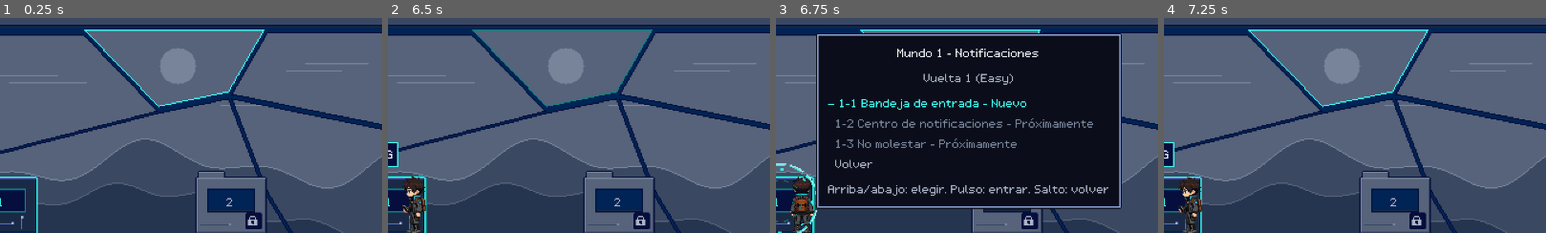
Above: before the commit, frames 1-4 (left to right).
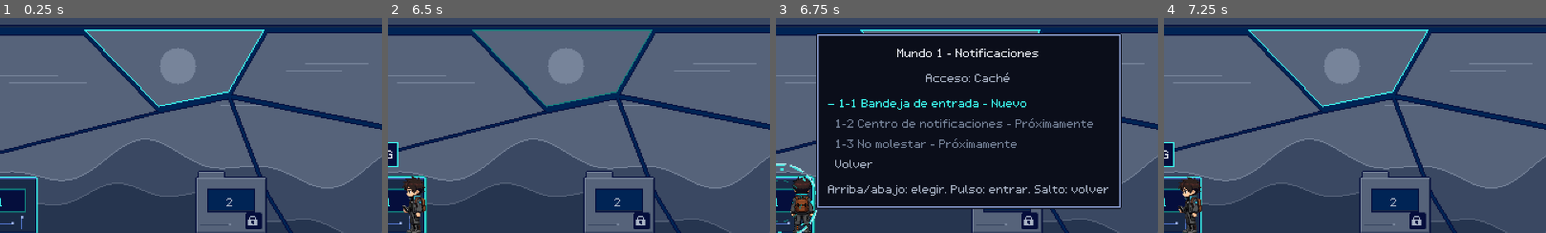
Above: after the commit, the same moments.

Repository: TKW04/Protocolo-Desconexion-
Game: Godot game, scene res://scenes/hub/hub.tscn
Two runs of this game, one before a commit and one after it. Both use one fixed random seed, a clock stepped at 60 frames per second and the inputs below. This scene is started directly instead of the project's main scene.
Inputs (mouse positions are % of the whole screen's width and height, from its top left):
- Up to frame 1 (0.25 s): no input
- Up to frame 2 (6.5 s): tap Enter (ui_accept) at 0.5, 2, 5.75 s; move the mouse to (72, 45) at 0.52 s; hold D (move_right) 0.53-1.25 s; tap F (laser) at 0.6 s; click (72, 45) at 0.67 s; tap Space (jump) at 0.77, 3.77 s; drag from (30, 55) to (55, 50) at 1.27 s; move the mouse to (60, 28) at 2.02 s; hold D (move_right) 2.03-2.75 s; tap Shift (run) at 2.1 s; drag from (45, 70) to (55, 50) at 2.77 s; move the mouse to (80, 65) at 3.52 s; hold A (move_left) 3.53-4.25 s; tap Ctrl at 3.6 s; tap C (save_game) at 4.15 s; drag from (20, 35) to (8, 71) at 4.27 s; tap R (restart_level) at 5 s; move the mouse to (55, 50) at 5.02 s; hold F3 (hud_debug_energy_down) 5.03-5.75 s; tap J at 5.1 s; click (55, 50) at 5.17 s; drag from (35, 25) to (8, 71) at 5.77 s
- Up to frame 3 (6.75 s): tap R (restart_level) at 6.5 s; move the mouse to (72, 45) at 6.52 s; hold F2 (hud_debug_sync_up) from 6.53 s (still down); tap G (pulse) at 6.6 s
- Up to frame 4 (7.25 s): keep holding F2 (hud_debug_sync_up); tap Space (jump) at 6.77 s
The pictures show only the part of the screen within x 25-75%, y 8-58%; the shares and areas given below are measured in that part.

Frames 1-2 are identical in both runs. In frame 3, 0.4% of the frame differs, in the area x 38-62%, y 25-32%; in frame 4, nothing differs.

Commit message:
Hub: nombres de acceso en vez de «Vuelta 1 (Easy)»
El jugador no sabe que hay varias vueltas: el panel de la copia local y el
de subniveles muestran «Acceso: Caché» (vuelta 1), Kernel (2) y Raíz (3).
Nombres en access_levels de data/hub.json y HubWorlds.access_name() /
access_label() (una vuelta mayor usa el ultimo nombre). La UI nunca dice
vuelta, Easy, Normal ni Hard; el numero interno y el guardado no cambian.
Decision registrada en docs/preguntas.md y CLAUDE.md.

Co-Authored-By: Claude Sonnet 5.5 <noreply@anthropic.com>

Diff:
--- a/data/hub.json
+++ b/data/hub.json
@@ -90,8 +90,6 @@
 		"texts": {
 			"locked_text": "Sin descargar",
 			"title": "Mundo %d - %s",
-			"lap": "Vuelta %d (%s)",
-			"lap_names": {"1": "Easy", "2": "Normal", "3": "Hard"},
 			"level": "%s %s",
 			"level_points": "%s %s - %s %d/%d",
 			"state_completed": "Completado",
@@ -110,6 +108,11 @@
 			"locked": "gris_foto",
 			"message": "texto_claro"
 		}
+	},
+	"access_levels_notes": "Nombres de cara al jugador de las vueltas internas (decision del 2026-10-15, docs/preguntas.md): el jugador no sabe que hay varias vueltas, asi que la UI NUNCA dice vuelta, Easy, Normal ni Hard. Cada vuelta interna (GameState.lap, 1-3) es un nivel de acceso al sistema: names[lap - 1] (1 Cache, 2 Kernel, 3 Raiz); con una vuelta mayor que las definidas se usa el ultimo nombre (HubWorlds.access_name). label: linea del panel de la copia local y del de subniveles. El numero interno de vuelta y el guardado no cambian. Solo glifos de la fuente de textos.",
+	"access_levels": {
+		"label": "Acceso: %s",
+		"names": ["Caché", "Kernel", "Raíz"]
 	},
 	"worlds_notes": "Registro de mundos y subniveles (HubWorlds): world, name, col (columna de su carpeta), unlocked (desb …(224 unchanged characters)…
 	"worlds": [
@@ -158,7 +161,7 @@
 		}
 	},
 	"copy_local": {
-		"_notes": "Estacion copia local (CopyLocalStation + CopyLo …(129 unchanged characters)… a_pattern), puntos de atencion (ambar), vuelta (lap_names), ultima copia (GameState.saved_at en h …(384 unchanged characters)…
+		"_notes": "Estacion copia local (CopyLocalStation + CopyLo …(129 unchanged characters)… a_pattern), puntos de atencion (ambar), nivel de acceso (access_levels: nombre de la vuelta de cara al jugador), ultima copia (GameState.saved_at en h …(384 unchanged characters)…
 		"level_data_pattern": "res://data/levels/%s.json",
 		"save_flash_s": 0.3,
 		"texts": {
@@ -168,8 +171,6 @@
 			"level_with_id": "%s (%s)",
 			"no_level": "ninguno",
 			"points": "Puntos de atención: %d",
-			"lap": "Vuelta %d (%s)",
-			"lap_names": {"1": "Easy", "2": "Normal", "3": "Hard"},
 			"saved_at": "Última copia: %s",
 			"never_saved": "nunca",
 			"status_unsaved": "Sin guardar",
--- a/scripts/autoload/game_state.gd
+++ b/scripts/autoload/game_state.gd
@@ -45,7 +45,9 @@
 ## lap, found_secrets, hub_tutorial_done, saved_at, play_time_s). Se cargan las
 ## versiones 1 a SAVE_VERSION; otra se aparta como .corrupt.
 const SAVE_VERSION: int = 2
-## Vueltas (docs/preguntas.md, tres vueltas): 1 Easy, 2 Normal, 3 Hard.
+## Vueltas (docs/preguntas.md, tres vueltas): 1 Easy, 2 Normal, 3 Hard (nombres
+## internos; de cara al jugador son niveles de acceso Caché, Kernel y Raíz, ver
+## HubWorlds.access_name: la UI nunca dice vuelta ni Easy/Normal/Hard).
 const LAP_EASY: int = 1
 const LAP_NORMAL: int = 2
 const LAP_HARD: int = 3
--- a/scripts/hub/copy_local_panel.gd
+++ b/scripts/hub/copy_local_panel.gd
@@ -1,6 +1,7 @@
 ## Panel de la estacion «copia local» (docs/propuesta-hub-y-guardado.md §4.2;
 ## paso 6 de §6.2). Textos y colores en la seccion copy_local de data/hub.json.
-## - Resumen de progreso: ultimo nivel, puntos de atencion, vuelta, ultima copia
+## - Resumen de progreso: ultimo nivel, puntos de atencion, nivel de acceso
+##   («Acceso: Caché», HubWorlds.access_label()), ultima copia
 ##   y el estado «Sin guardar» (ambar) / «Todo guardado».
 ## - Opciones Guardar y Volver. Guardar sin cambios pendientes dice «Todo esta
 ##   guardado» (no escribe); con cambios pide confirmacion («¿Guardar copia
@@ -52,8 +53,7 @@
 	var lines: Array = [
 		{"text": String(texts.get("last_level", "%s")) % last_level_text(), "color": colors.get("summary", "texto_tenue")},
 		{"text": String(texts.get("points", "%d")) % GameState.attention_points, "color": colors.get("points", "ambar")},
-		{"text": String(texts.get("lap", "%d %s")) % [GameState.lap, lap_name(GameState.lap)],
-			"color": colors.get("summary", "texto_tenue")},
+		{"text": HubWorlds.access_label(), "color": colors.get("summary", "texto_tenue")},
 		{"text": String(texts.get("saved_at", "%s")) % saved_at_text(), "color": colors.get("summary", "texto_tenue")},
 		{"text": status_text(), "color": colors.get("unsaved" if GameState.has_unsaved_changes() else "saved", "texto_tenue")},
 	]
@@ -96,11 +96,6 @@
 		return level_id
 	var level: Variant = JSON.parse_string(FileAccess.get_file_as_string(path))
 	return String(level.get("name", level_id)) if level is Dictionary else level_id
-
-
-## Nombre de la vuelta (1 Easy, 2 Normal, 3 Hard).
-func lap_name(lap: int) -> String:
-	return String(_copy.get("texts", {}).get("lap_names", {}).get(str(lap), str(lap)))
 
 
 ## Fecha de la ultima copia en hora local («2026-10-15 18:04») o «nunca».
--- a/scripts/hub/folder_panel.gd
+++ b/scripts/hub/folder_panel.gd
@@ -1,8 +1,9 @@
 ## Panel de subniveles de una carpeta del hub (docs/propuesta-hub-y-guardado.md
 ## §3.3; paso 7 de §6.2). Textos y colores en la seccion folders de
 ## data/hub.json; estados de HubWorlds.
-## - Titulo: «Mundo N - Nombre»; linea con la vuelta actual («Vuelta 1 (Easy)»;
-##   no se elige: solo cambia con el rollback).
+## - Titulo: «Mundo N - Nombre»; linea con el nivel de acceso de la vuelta actual
+##   («Acceso: Caché», HubWorlds.access_label(); no se elige: solo cambia con el
+##   rollback; la UI nunca dice vuelta ni Easy/Normal/Hard).
 ## - Una opcion por subnivel de la vuelta actual con su estado: Completado (y
 ##   puntos capturados/total), Nuevo, Bloqueado o Proximamente; y Volver.
 ## - Pulso sobre un subnivel disponible o completado: emite level_chosen (la
@@ -30,7 +31,7 @@
 	var texts: Dictionary = _folders.get("texts", {})
 	var colors: Dictionary = _folders.get("colors", {})
 	set_title(String(texts.get("title", "%d %s")) % [int(world_entry.get("world", 0)), String(world_entry.get("name", ""))])
-	set_lines([{"text": String(texts.get("lap", "%d %s")) % [GameState.lap, lap_name(GameState.lap)],
+	set_lines([{"text": HubWorlds.access_label(),
 		"color": String(colors.get("summary", "texto_tenue"))}])
 	var options: Array = []
 	for level: Dictionary in HubWorlds.levels_for_lap(world_entry):
@@ -73,11 +74,6 @@
 	return String(texts.get("state_locked", ""))
 
 
-## Nombre de la vuelta (1 Easy, 2 Normal, 3 Hard).
-func lap_name(lap: int) -> String:
-	return String(_folders.get("texts", {}).get("lap_names", {}).get(str(lap), str(lap)))
-
-
 # --- HubPanel ---
 
 func _on_confirm(id: StringName) -> void:
--- a/scripts/hub/hub_worlds.gd
+++ b/scripts/hub/hub_worlds.gd
@@ -17,6 +17,25 @@
 const STATE_LOCKED: StringName = &"locked"
 const STATE_AVAILABLE: StringName = &"available"
 const STATE_COMPLETED: StringName = &"completed"
+
+
+## Nombre de cara al jugador de la vuelta `lap` (access_levels.names de
+## data/hub.json: 1 Caché, 2 Kernel, 3 Raíz; decision del 2026-10-15). La UI
+## nunca dice vuelta, Easy, Normal ni Hard. Fuera de rango se acota (una vuelta
+## mayor usa el ultimo nombre).
+static func access_name(lap: int) -> String:
+	var names: Variant = HubData.load_data().get("access_levels", {}).get("names", [])
+	if not (names is Array) or (names as Array).is_empty():
+		return ""
+	var list: Array = names
+	return String(list[clampi(lap, 1, list.size()) - 1])
+
+
+## Linea «Acceso: <nombre>» de la vuelta `lap` (por defecto, la actual).
+static func access_label(lap: int = -1) -> String:
+	var current: int = GameState.lap if lap < 0 else lap
+	var label: String = String(HubData.load_data().get("access_levels", {}).get("label", "%s"))
+	return label % access_name(current)
 
 
 ## Mundos registrados (worlds de data/hub.json), en orden.
--- a/tests/test_copy_local_station.gd
+++ b/tests/test_copy_local_station.gd
@@ -77,9 +77,10 @@
 	assert_eq(_panel.get_lines(), PackedStringArray([
 		"Último nivel: Bandeja de entrada (1-1)",
 		"Puntos de atención: 9",
-		"Vuelta 1 (Easy)",
+		"Acceso: Caché",
 		"Última copia: nunca",
 		"Sin guardar"]))
+	_assert_no_internal_lap_words(_panel.get_lines())
 	assert_eq(_panel.get_line_color(4), Color.html("#ffa000"), "Sin guardar en ambar")
 	assert_eq(_panel.get_option_ids(), [CopyLocalPanel.OPTION_SAVE, CopyLocalPanel.OPTION_BACK] as Array[StringName])
 
@@ -147,3 +148,10 @@
 	assert_false(_isak.is_facing_back(), "Isak vuelve de perfil")
 	_panel.cancel()
 	assert_false(_station.is_panel_open(), "Cerrado sigue cerrado")
+
+
+## La UI nunca dice vuelta ni Easy/Normal/Hard (decision del 2026-10-15).
+func _assert_no_internal_lap_words(lines: PackedStringArray) -> void:
+	for line: String in lines:
+		for word: String in ["Vuelta", "vuelta", "Easy", "Normal", "Hard"]:
+			assert_false(line.contains(word), "«%s» no dice «%s»" % [line, word])
--- a/tests/test_hub_folders.gd
+++ b/tests/test_hub_folders.gd
@@ -240,7 +240,10 @@
 	assert_true(_isak.is_facing_back(), "Isak de espaldas")
 	var panel: FolderPanel = folder.get_folder_panel()
 	assert_eq(panel.get_title(), "Mundo 1 - Notificaciones")
-	assert_eq(panel.get_lines(), PackedStringArray(["Vuelta 1 (Easy)"]))
+	assert_eq(panel.get_lines(), PackedStringArray(["Acceso: Caché"]), "Nivel de acceso, no la vuelta")
+	for line: String in panel.get_lines():
+		for word: String in ["Vuelta", "vuelta", "Easy", "Normal", "Hard"]:
+			assert_false(line.contains(word), "«%s» no dice «%s»" % [line, word])
 	assert_eq(panel.get_option_ids(), [&"1-1", &"1-2", &"1-3", FolderPanel.OPTION_BACK] as Array[StringName])
 	assert_eq(panel.level_text(HubWorlds.levels(_world(&"m1"))[0]), "1-1 Bandeja de entrada - Completado 2/9")
 	assert_eq(panel.level_text(HubWorlds.levels(_world(&"m1"))[1]), "1-2 Centro de notificaciones - Próximamente")
@@ -353,3 +356,41 @@
 			assert_not_null(tex, file)
 			if tex != null and dirs[dir] != Vector2.ZERO:
 				assert_eq(tex.get_size(), dirs[dir], file)
+
+
+# --- Nombres de cara al jugador de las vueltas (2026-10-15) ---
+
+func test_access_names_per_lap() -> void:
+	assert_eq(HubWorlds.access_name(1), "Caché")
+	assert_eq(HubWorlds.access_name(2), "Kernel")
+	assert_eq(HubWorlds.access_name(3), "Raíz")
+	assert_eq(HubWorlds.access_name(4), "Raíz", "Vuelta mayor que las definidas: el ultimo nombre")
+	assert_eq(HubWorlds.access_name(0), "Caché", "Acotado por abajo")
+	assert_eq(HubWorlds.access_label(1), "Acceso: Caché")
+	assert_eq(HubWorlds.access_label(2), "Acceso: Kernel")
+	assert_eq(HubWorlds.access_label(3), "Acceso: Raíz")
+
+
+func test_access_label_follows_current_lap() -> void:
+	var saved: int = GameState.lap
+	GameState.lap = GameState.LAP_HARD
+	assert_eq(HubWorlds.access_label(), "Acceso: Raíz")
+	GameState.lap = saved
+
+
+func test_hub_texts_never_name_laps() -> void:
+	var text: String = JSON.stringify(_strip_notes(HubData.load_data()))
+	for word: String in ["Vuelta", "Easy", "\"Normal\"", "Hard"]:
+		assert_false(text.contains(word), "data/hub.json (sin _notes) no dice «%s»" % word)
+
+
+func _strip_notes(value: Variant) -> Variant:
+	if value is Dictionary:
+		var out: Dictionary = {}
+		for key: Variant in value:
+			if not String(key).ends_with("_notes") and String(key) != "_notes":
+				out[key] = _strip_notes(value[key])
+		return out
+	if value is Array:
+		return (value as Array).map(_strip_notes)
+	return value
Not shown, changed: CLAUDE.md
Not shown, changed: docs/preguntas.md
